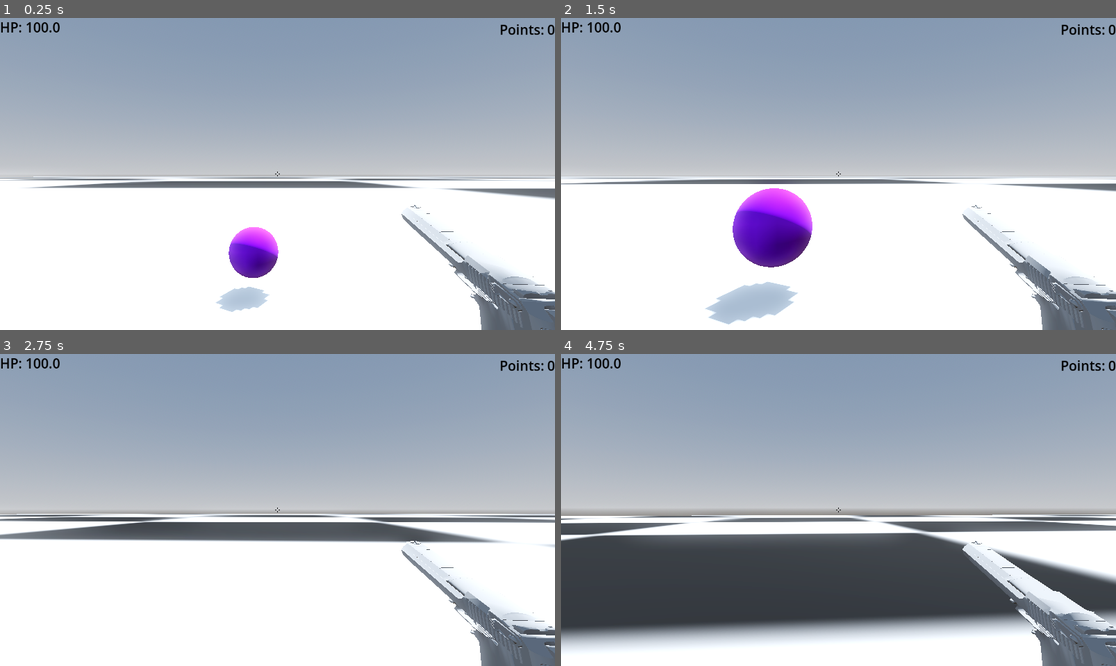
Above: before the commit, frames 1-4 (two rows, left to right).
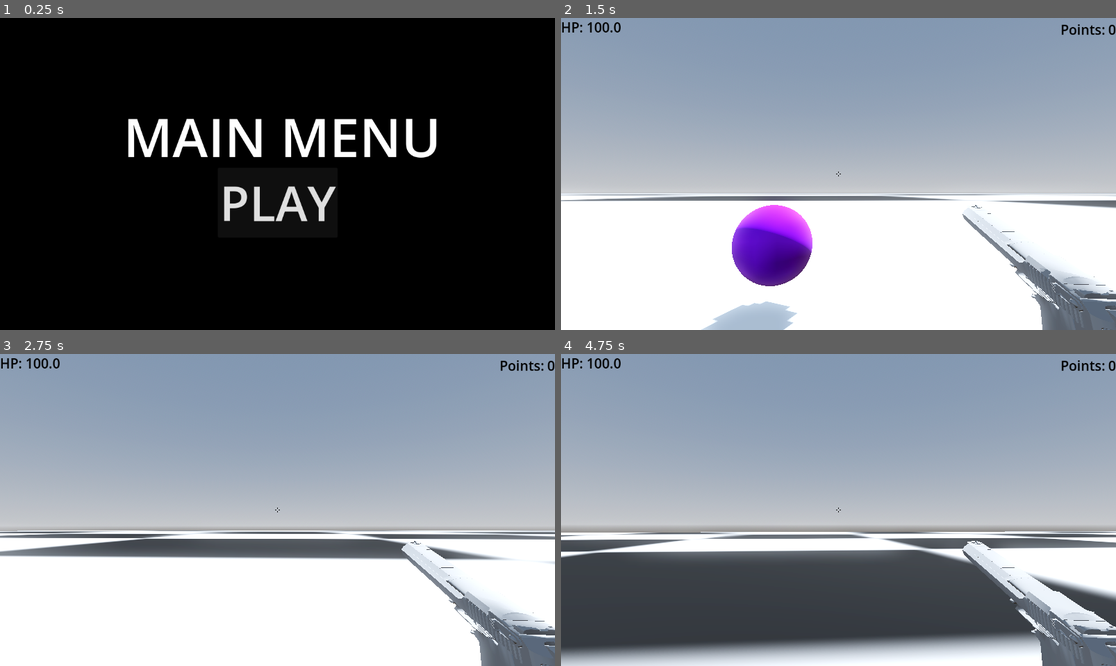
Above: after the commit, the same moments.

Repository: Lrcoder401/3dgameeeee-lukas
Game: Godot game, scene res://Main_menu.tscn
Two runs of this game, one before a commit and one after it. Both use one fixed random seed, a clock stepped at 60 frames per second and the inputs below. Before the commit the project starts from res://node.tscn.
Inputs (mouse positions are in pixels of both pictures, inside the frame that each line leads up to):
- Up to frame 1 (0.25 s): no input
- Up to frame 2 (1.5 s): click (838, 202) at 0.5 s, where only the run after the commit has a clickable "PLAY"; tap Enter at 1.25 s; move the mouse to (866, 174) at 1.27 s; hold W (move_forward) from 1.28 s (still down); tap Shift (shoot) at 1.35 s
- Up to frame 3 (2.75 s): keep holding W (move_forward); tap Space (ui_select) at 1.52, 2.27 s; move the mouse to (249, 510) at 2.02 s; tap J at 2.1 s
- Up to frame 4 (4.75 s): keep holding W (move_forward); move the mouse to (849, 503) at 2.77 s; tap Shift (shoot) at 2.85, 4.35 s; move the mouse to (832, 516) at 3.52 s; tap J at 3.6 s; tap Space (ui_select) at 3.77, 4.52 s; move the mouse to (877, 513) at 4.27 s

The runs differ from the first frame. In frame 1, 100% of the frame differs, in the area x 0-100%, y 0-100%; in frame 2, 12%; in frame 3, 12%; in frame 4, 24%.

Commit message:
commiting changes

Diff:
--- a/enemy.gd
+++ b/enemy.gd
@@ -1,11 +1,15 @@
 extends MeshInstance3D
+var scene_to_explosion = preload("res://explosion.tscn")
 @onready var d = $"../Player".position - position
-var scene_to_explosion = preload("res://explosion.tscn")
 # Called when the node enters the scene tree for the first time.
 var player_body_collide = false
 # Called every frame. 'delta' is the elapsed time since the previous frame.
+func _ready() -> void:
+	pass
+
+
 func _process(delta: float) -> void:
-	var d = $"../Player".position - position
+	var d: Vector3 = $"../Player".position - position
 	if d.length() > 0.75 :
 		d = d.normalized()
 		position += d * delta * 4
@@ -19,7 +23,8 @@
 	var new_scene = scene_to_explosion.instantiate()
 	$"..".add_child(new_scene)
 	new_scene.position = position
-	var player_points=get_node("/root/Node3D/Player/points")
+	#var player_points=get_node("/root/Node3D/Player/points")
+	var player_points=$"../Player/points"
 	if player_body_collide == false :
 		player_points.add_points(10)
 	else :
--- a/gameover.tscn
+++ b/gameover.tscn
@@ -54,5 +54,5 @@
 theme = SubResource("Theme_agnh8")
 theme_type_variation = &"HeaderLarge"
 theme_override_colors/font_color = Color(1, 1, 1, 1)
-text = "Points: HERE"
-horizontal_alignment = 2
+text = "Points: 0"
+horizontal_alignment = 1
--- a/node.tscn
+++ b/node.tscn
@@ -60,7 +60,7 @@
 physics_material_override = SubResource("PhysicsMaterial_mul1c")
 
 [node name="CollisionShape3D" type="CollisionShape3D" parent="floor/StaticBody3D"]
-transform = Transform3D(1, 0, 0, 0, 1, 0, -1.42109e-14, 0, 1, 0, 0, 0)
+transform = Transform3D(1.01304, 0, 0, 0, 1, 0, -1.43962e-14, 0, 1.04532, 0, 0, 0)
 shape = SubResource("BoxShape3D_qixxn")
 
 [node name="cylinder" parent="." instance=ExtResource("7_17tku")]
@@ -119,7 +119,7 @@
 
 [node name="healthspawner" type="Node" parent="."]
 script = ExtResource("11_aarxl")
-enemy_spawn_rate = 0.3
+enemy_spawn_rate = 0.4
 spawn_zone_corner_one = Vector3(117.008, 0.772, 124.336)
 enemy = ExtResource("8_fe8ht")
 
--- a/player.gd
+++ b/player.gd
@@ -38,7 +38,6 @@
 func _physics_process(delta: float) -> void:
 	if not dead :
 		$"HUD/HP".text = "HP: "+str($"health".health)
-	if not dead :
 		$"HUD/POINTS".text = "Points: "+str($"points".points)
 
 		var movement = Vector3()
@@ -64,8 +63,11 @@
 
 		#if Input.is_key_pressed(KEY_J):
 			#$"health".take_damage(100)
-	velocity += get_gravity()*delta
-	move_and_slide()
+		velocity += get_gravity()*delta
+		if position.y < -20 :
+			$"health".take_damage(100)
+			print("dead")
+		move_and_slide()
 #wwwww
 
 
@@ -76,8 +78,11 @@
 	dead = true
 	Input.set_mouse_mode(Input.MOUSE_MODE_VISIBLE)
 	$"Gameover/Ui/POINTS".text = "Points: "+str($"points".points)
+	print("point %d" % $"points".points)
 	var root=get_node("/root/Node3D/")
 	for node in root.get_children():
 		if node == self :
 			continue
 		node.queue_free()
+	#self.CollisionShape3D.queue_free()
+	#self.MeshInstance3D.queue_free()
--- a/project.godot
+++ b/project.godot
@@ -11,8 +11,8 @@
 [application]
 
 config/name="3dgameeeee lukas"
-run/main_scene="res://node.tscn"
-config/features=PackedStringArray("4.3", "Forward Plus")
+run/main_scene="uid://bi5vmcrlfhx82"
+config/features=PackedStringArray("4.4", "Forward Plus")
 config/icon="res://icon.svg"
 
 [input]
Not shown: 1 places in Main_menu.tscn that only renumber resources
Not shown: 1 places in Playerbody3d.tscn that only renumber resources
Not shown, added: camera_3d.gd.uid
Not shown: 1 places in cylinder.tscn that only renumber resources
Not shown, changed: deagle.obj.import
Not shown, added: enemy.gd.uid
Not shown, added: explosion.gd.uid
Not shown: 1 places in explosion.tscn that only renumber resources
Not shown, added: heal.gd.uid
Not shown, added: health.gd.uid
Not shown: 1 places in health.tscn that only renumber resources
Not shown, added: node.gd.uid
(and 11 more such lines)
